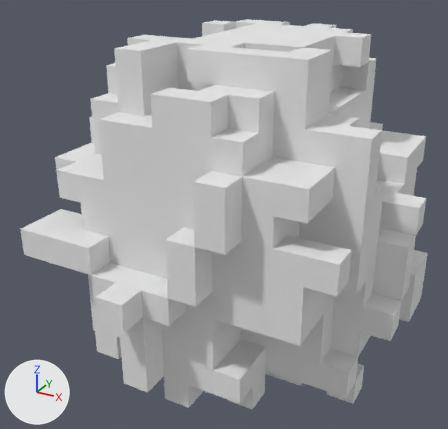
One commit to the OBJ model Assets/Models/Inventory/NEW/Камень/stone.obj: the scene before it, then after it.
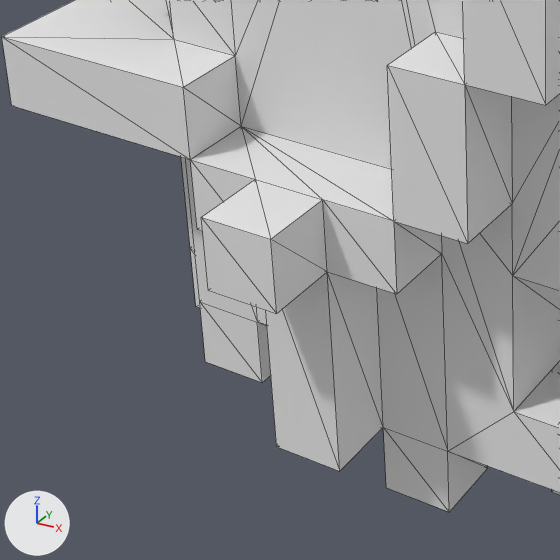
Old and new are each drawn whole from a 50 mm lens placed at (0.943, -1.857, 1.501), pointed at (-0.094, 0.028, 0.559) and again close up on the part from 4% to 51% of the width and 50% to 99% of the height. Arrows for +X, +Y and +Z are at lower left; the lights stay in place. The close-ups show mesh edges as thin lines. Where no turn or scale is listed for an object, it has been applied to the vertices. Vertices at the same position are counted once.

In view in the first close-up: 'Untitled'.
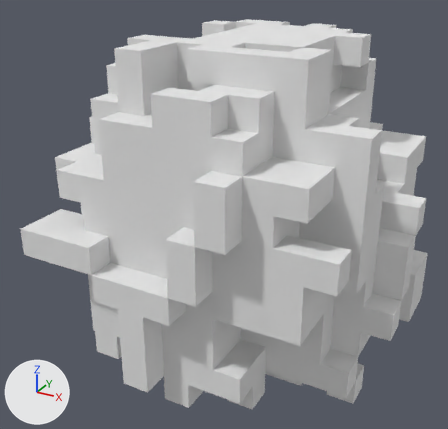
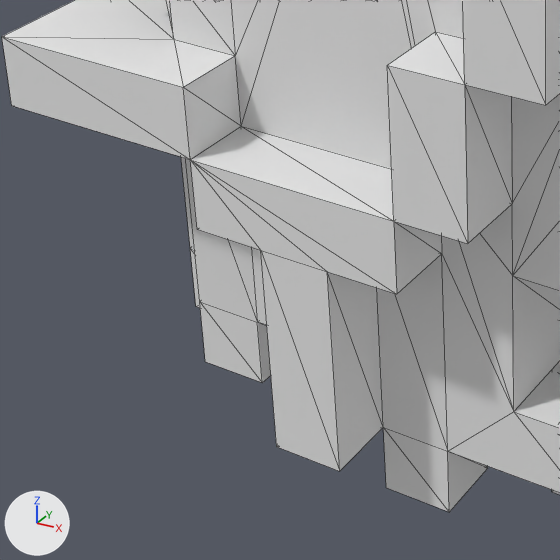
Commit message: stone model

Changed parts and their boxes (x1, y1, x2, y2) in the close-ups (560 x 560 px):
part 1 of me_untitled, cut back
    before: (191, 126, 397, 314)
    after: (191, 126, 397, 294)

The change in detail:
me_untitled is used by ob_untitled; location (0.0, 0.0, 0.0).
me_untitled had 601 vertices, 1250 faces and spanned x -0.6..0.6, y -0.6..0.8, z 0.0..1.2.
me_untitled now has 595 vertices, 1238 faces and spans x -0.6..0.6, y -0.5..0.8, z 0.0..1.2.
Part 1, on me_untitled:
6 vertices are removed from x -0.2..-0.1, y -0.6..-0.5, z 0.4..0.5.
16 faces are deleted.
4 new faces join them.
